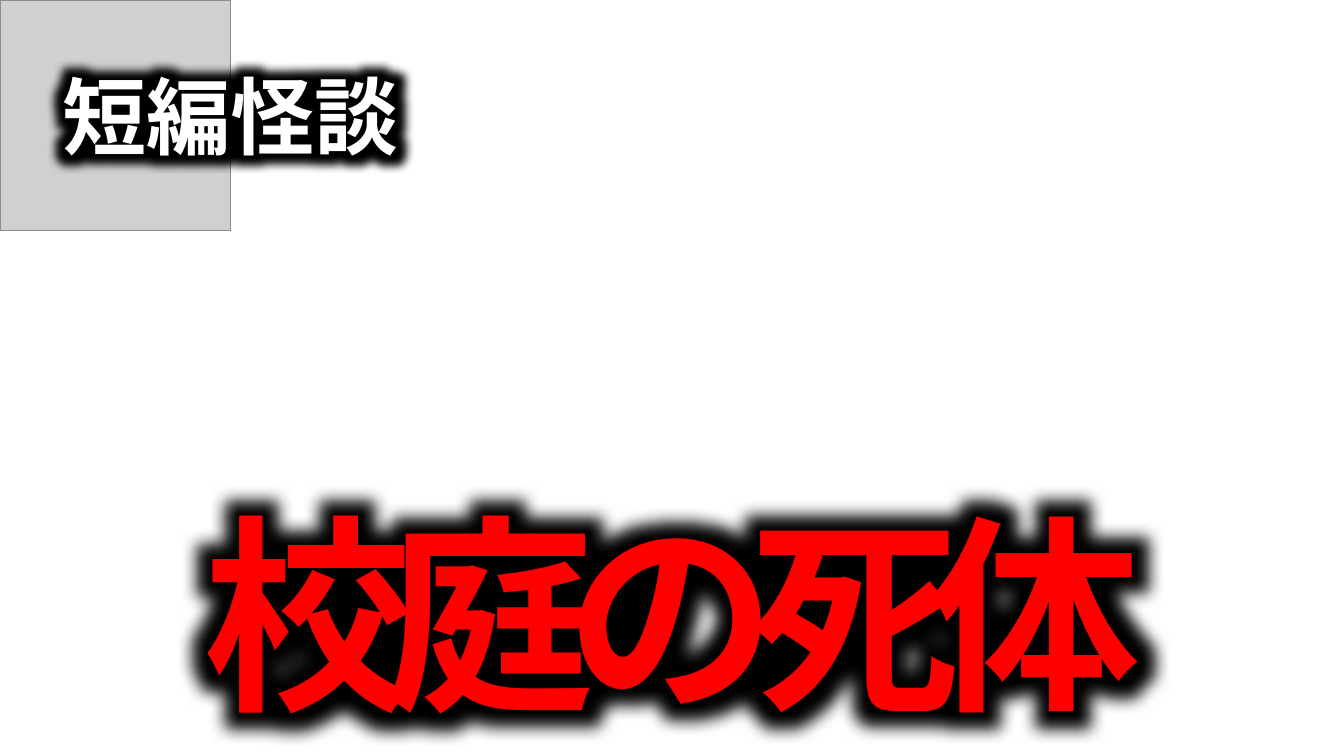
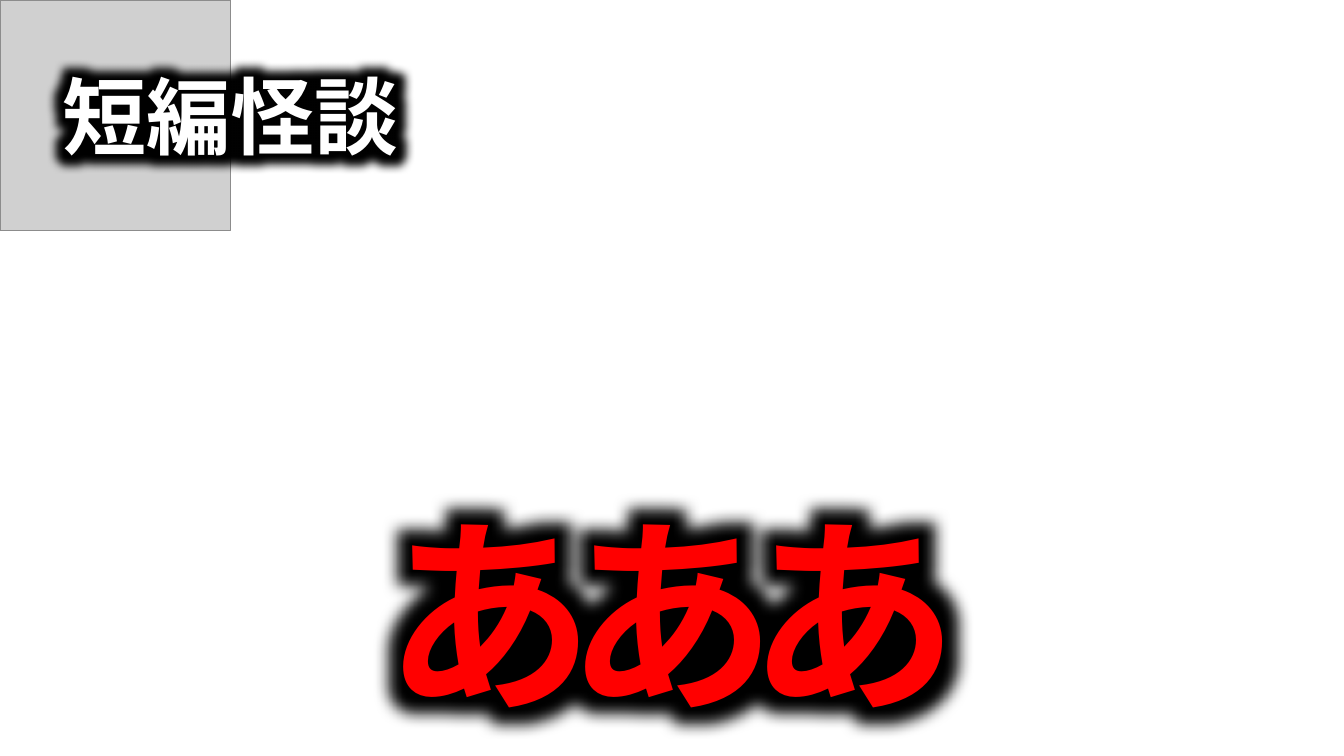
Before and after one commit to takeko333/ContentGenerator, a slide deck: slide 4 of bkup/Channels/ほたてまだこ/サムネイル_Horror.pptx (slide 3 before the commit). Drawn at 1344x756 pixels with LibreOffice and Linux fonts; fonts in the diff are those of the drawing; grey boxes stand for pictures. Boxes give left, top, right and bottom in pixels: in the first picture for what was removed or moved away, otherwise in the second. Text is boxed around its words. In the diff, an @@ line names an element or a change of style, - is before the commit and + after.

Commit message:
261005

```diff
--- a/bkup/Channels/ほたてまだこ/サムネイル_Horror.pptx
+++ b/bkup/Channels/ほたてまだこ/サムネイル_Horror.pptx
@@ text at (385,481,959,745): text changed @@
-校庭の死体
+あああ
```
Also in this commit, not shown: 1 slide added.
